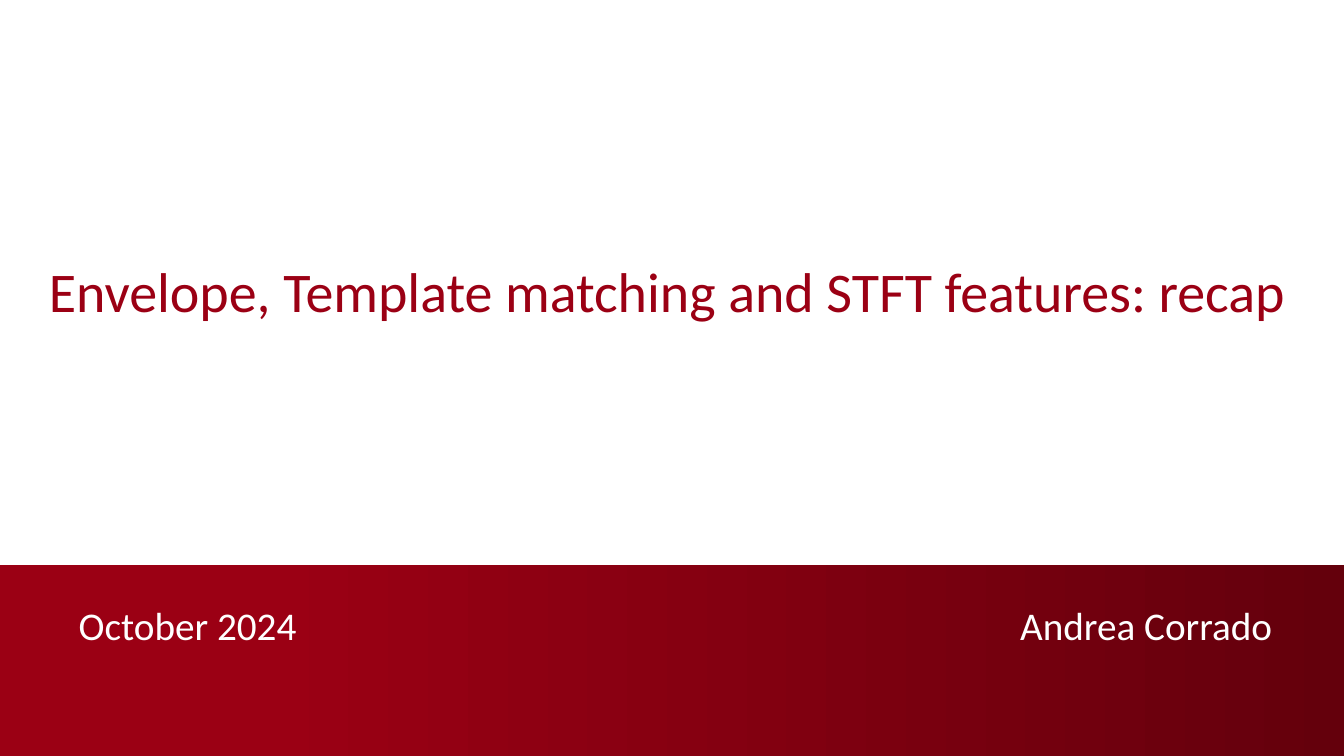
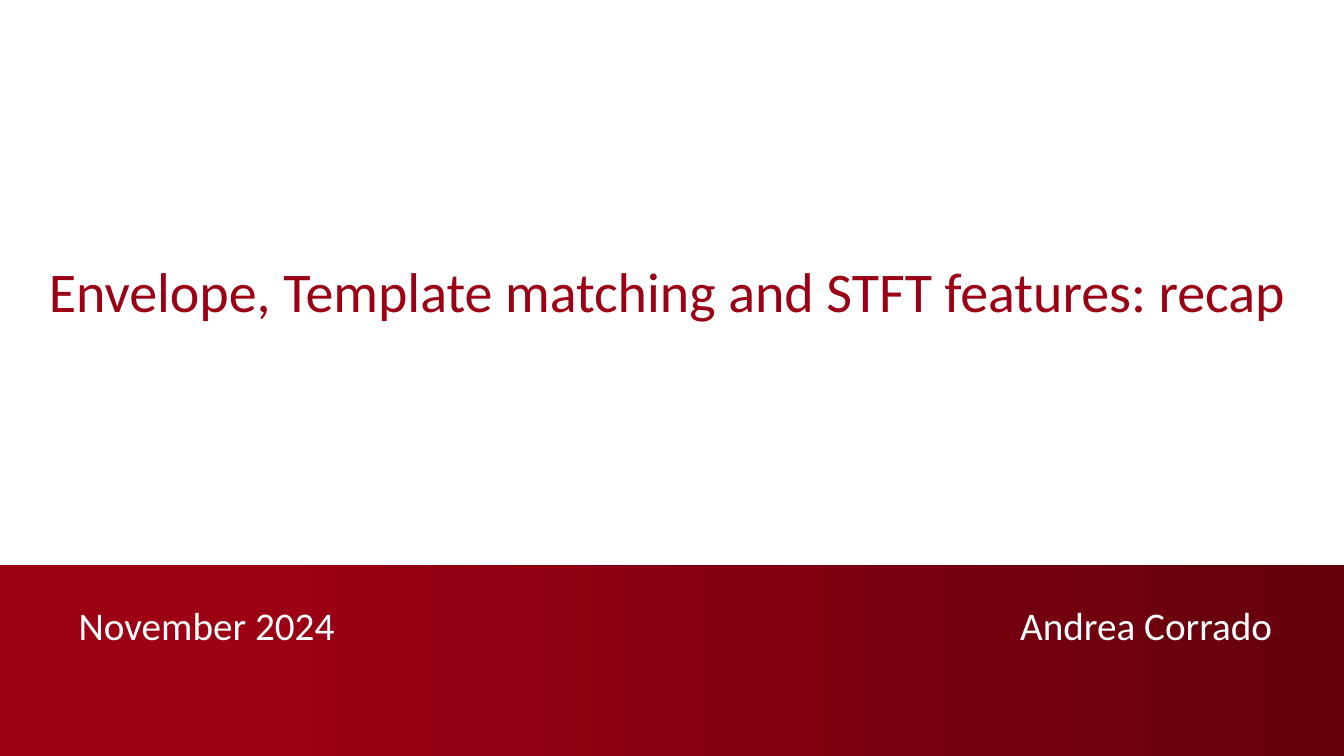
Before and after one commit to AndreaCorrado00/Tesi_magistrale_Corrado_Andrea, a slide deck: slide 1 of Documentation/7. Envelope, TM and STFT features.pptx. Drawn at 1344x756 pixels with LibreOffice and Linux fonts; fonts in the diff are those of the drawing; background and template pictures are left out. Boxes give left, top, right and bottom in pixels: in the first picture for what was removed or moved away, otherwise in the second. Text is boxed around its words. In the diff, an @@ line names an element or a change of style, - is before the commit and + after.

Commit message:
pptx completed

```diff
--- a/Documentation/7. Envelope, TM and STFT features.pptx
+++ b/Documentation/7. Envelope, TM and STFT features.pptx
@@ text at [79,612,334,641]: text changed @@
-October 2024
+November 2024
```
Also in this commit, not shown: 2 other files.
